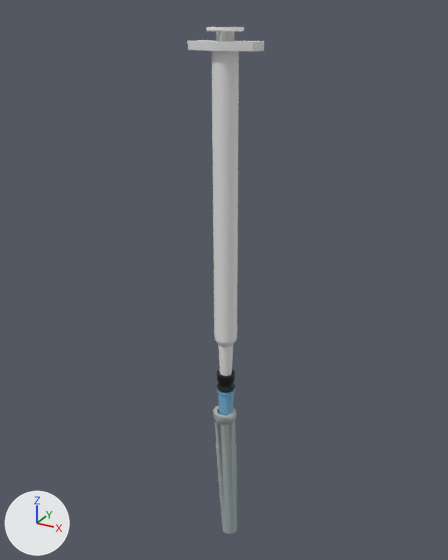
The FBX model Assets/Art/3D model/syringe/sources/syringe.fbx as it was, and as the next commit left it.
Camera for both pictures: a 50 mm lens placed at (7.22, -13.31, 14.84), pointed at (-0.39, 0.52, 7.92). The axes (+X, +Y, +Z) are drawn at lower left. The lights are the same throughout. Both versions are drawn at frame 1 of the action 'Syringe_needle|D7014HOOAction'; the numbers are the values there.

Script lines for the objects in view, before the commit:
```python
ob_suction = bpy.data.objects.new('suction', me_suction_mesh)
ob_suction.parent = ob_syringe_body
ob_suction.location = (-8.501, 3556.0, 0.815)
ob_suction.rotation_euler = (1.571, 0.0, 0.0)  # degrees (90, 0, 0)
ob_suction.scale = (1.06, 1.06, 2.18)
ob_syringe_body = bpy.data.objects.new('syringe_body', me_syringe_mesh)
ob_syringe_body.location = (-0.13, 0.12, 8.69)
ob_syringe_body.rotation_euler = (-1.555, 0.0128, 3.11)  # degrees (-89, 0.7, 178)
ob_syringe_body.scale = (0.00154, 0.00104, 0.00154)
ob_syringe_cap = bpy.data.objects.new('syringe_cap', me_s_cap_mesh)
ob_syringe_cap.parent = ob_syringe_body
ob_syringe_cap.location = (-23.34, 7168.0, -43.76)
ob_syringe_cap.rotation_euler = (-0.138, 1.549, -1.695)  # degrees (-7.9, 89, -97)
ob_syringe_cap.scale = (2.09, 2.09, 3.08)
ob_syringe_needle = bpy.data.objects.new('Syringe_needle', me_s_needle_mesh)
ob_syringe_needle.parent = ob_syringe_body
ob_syringe_needle.location = (-4.61, 4670.0, -13.44)
ob_syringe_needle.scale = (2.09, 3.08, 2.09)
```
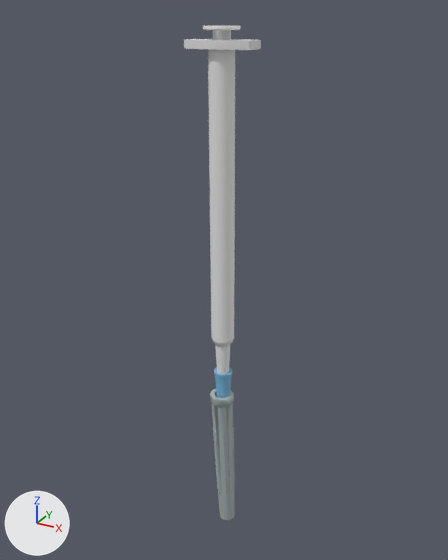
Patch to the scene script:
```diff
--- a/Assets/Art/3D model/syringe/sources/syringe.fbx.py
+++ b/Assets/Art/3D model/syringe/sources/syringe.fbx.py
@@ ob_syringe_body @@
 ob_syringe_body = bpy.data.objects.new('syringe_body', me_syringe_mesh)
-ob_syringe_body.location = (-0.13, 0.12, 8.69)
+ob_syringe_body.location = (-0.17, 0.02, 8.72)
 ob_syringe_body.rotation_euler = (-1.555, 0.0128, 3.11)  # degrees (-89, 0.7, 178)
@@ ob_syringe_needle @@
 ob_syringe_needle.parent = ob_syringe_body
-ob_syringe_needle.location = (-4.61, 4670.0, -13.44)
+ob_syringe_needle.location = (-9.707, 4084.0, -7.056)
 ob_syringe_needle.scale = (2.09, 3.08, 2.09)
@@ ob_suction @@
-ob_suction = bpy.data.objects.new('suction', me_suction_mesh)
-ob_suction.parent = ob_syringe_body
-ob_suction.location = (-8.501, 3556.0, 0.815)
-ob_suction.rotation_euler = (1.571, 0.0, 0.0)  # degrees (90, 0, 0)
-ob_suction.scale = (1.06, 1.06, 2.18)
@@ ob_syringe_cap @@
 ob_syringe_cap.parent = ob_syringe_body
-ob_syringe_cap.location = (-23.34, 7168.0, -43.76)
+ob_syringe_cap.location = (-28.43, 6583.0, -37.37)
 ob_syringe_cap.rotation_euler = (-0.138, 1.549, -1.695)  # degrees (-7.9, 89, -97)
```

Changed parts and their boxes [x1, y1, x2, y2] in the pictures (448 x 560 px):
'syringe_body', moved: before [187, 40, 264, 376]; after [184, 39, 261, 374]
'syringe_cap', moved: before [213, 406, 237, 534]; after [210, 389, 235, 520]
'Syringe_needle', moved: before [217, 388, 235, 415]; after [214, 367, 233, 398]
'syringe_plunger', moved: before [206, 27, 244, 41]; after [203, 26, 241, 40]
'suction', deleted: before [217, 369, 235, 392]
